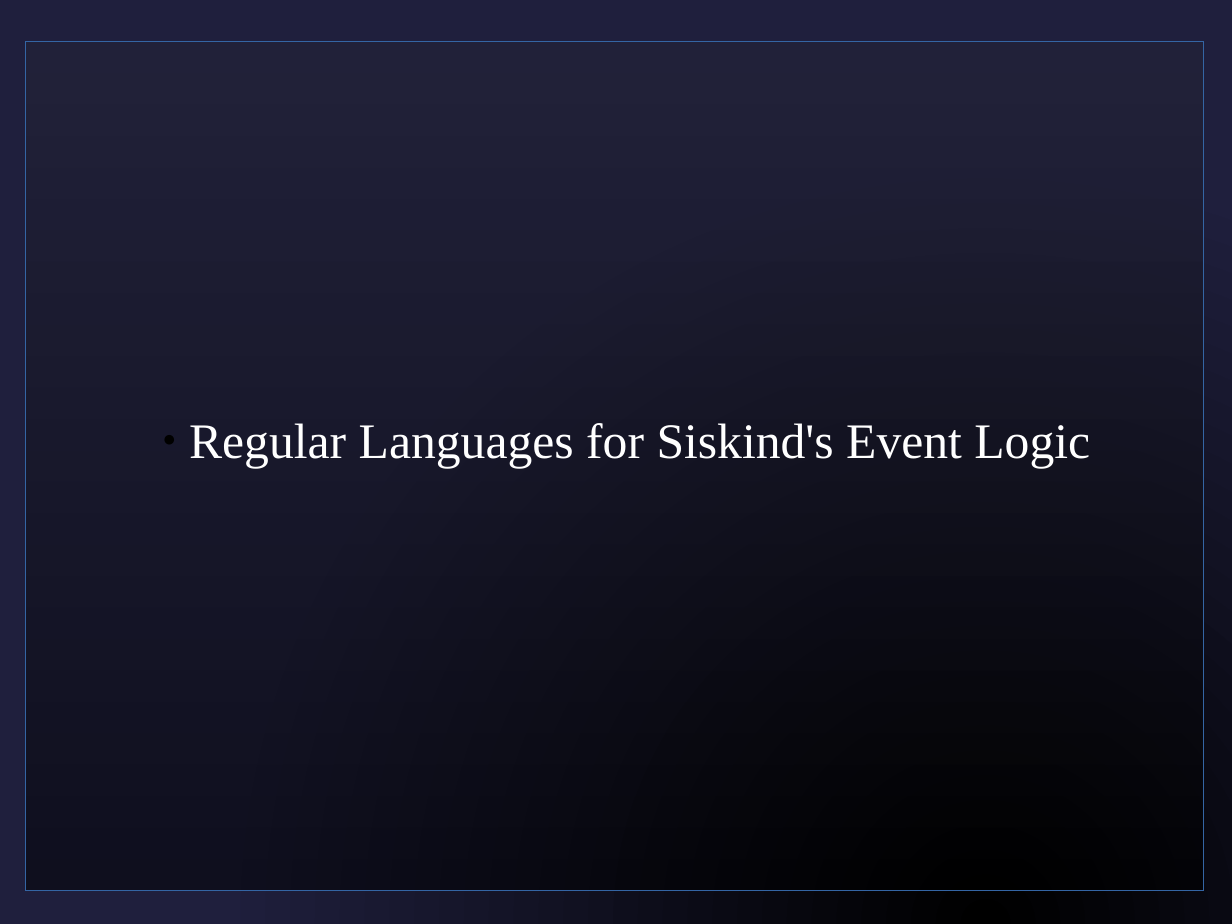
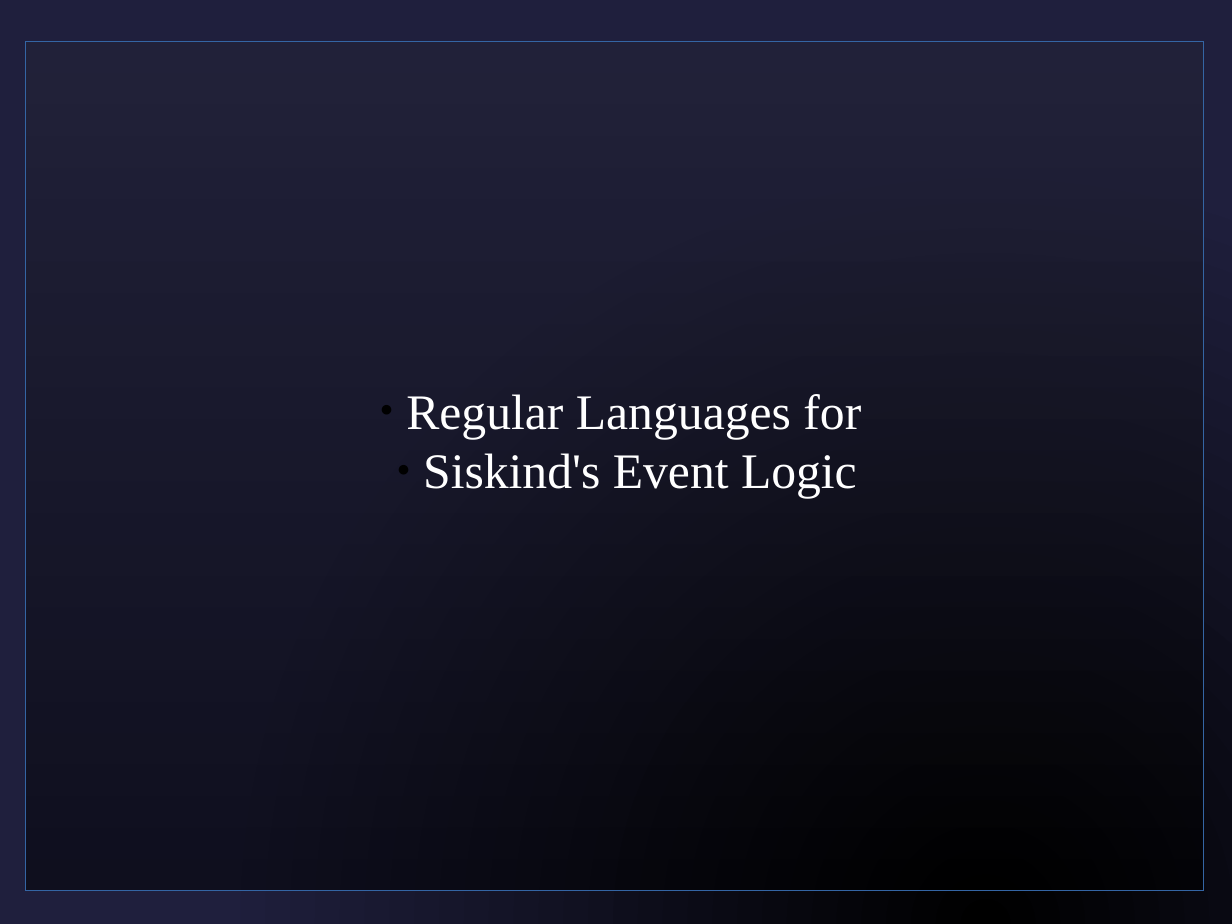
Before and after one commit to sjf/eventlogic, a slide deck: slide 1 of pres1.odp. Drawn at 1232x924 pixels with LibreOffice and Linux fonts; fonts in the diff are those of the drawing; background and template pictures are left out. Boxes give left, top, right and bottom in pixels: in the first picture for what was removed or moved away, otherwise in the second. Text is boxed around its words. In the diff, an @@ line names an element or a change of style, - is before the commit and + after.

```diff
--- a/pres1.odp
+++ b/pres1.odp
@@ subtitle at (406, 394, 861, 498): text changed @@
-  ● Regular Languages for Siskind's Event Logic
+  ● Regular Languages for
+  ● Siskind's Event Logic
```
Also in this commit, not shown: 1 other slide changed, 1 other file.
